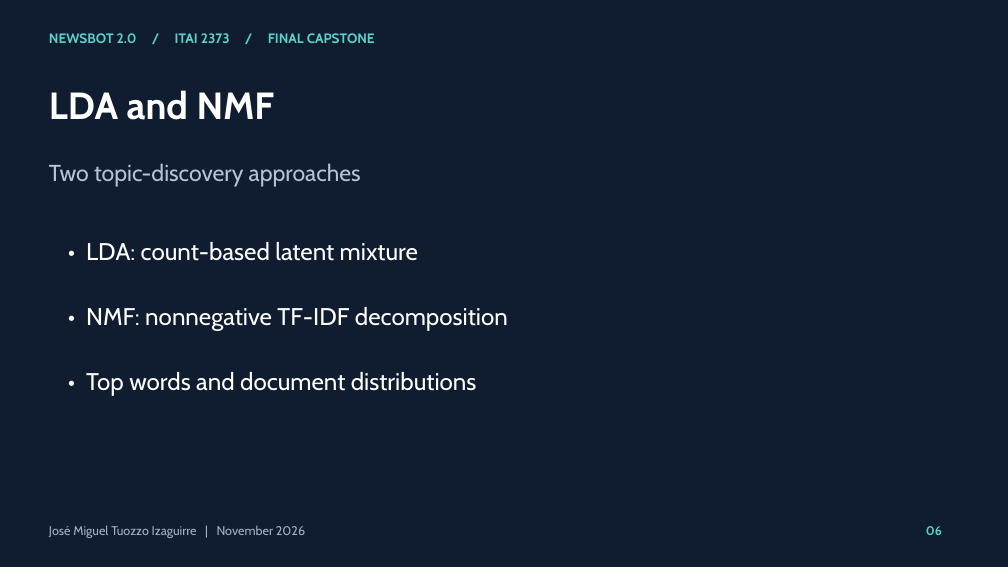
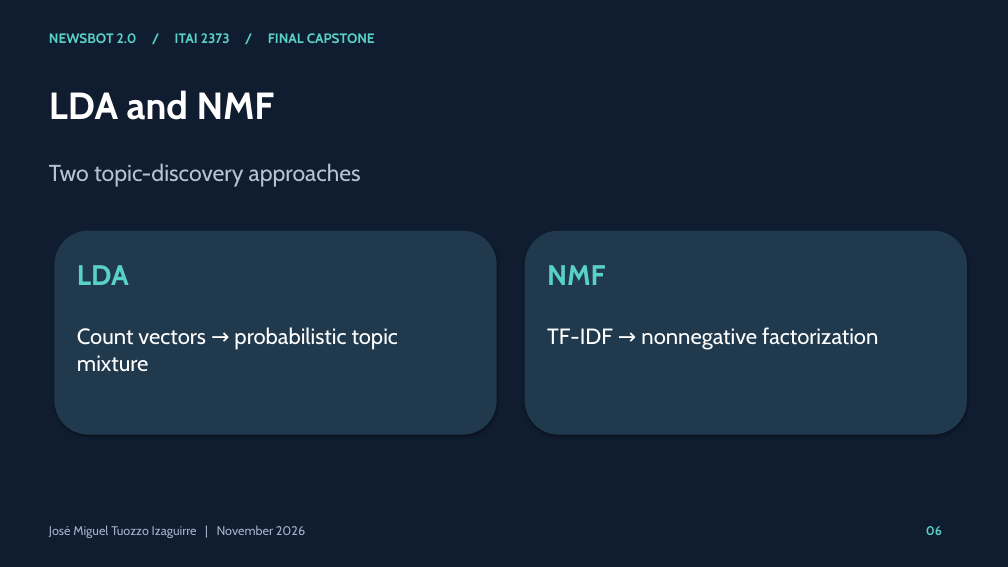
Before and after one commit to jtuozzo1616/Final-Jose-Group-NewsBot-Intelligence-System, a slide deck: slide 6 of final-newsbot-2.0/reports/presentation.pptx. Drawn at 1008x567 pixels with LibreOffice and Linux fonts; fonts in the diff are those of the drawing. Boxes give left, top, right and bottom in pixels: in the first picture for what was removed or moved away, otherwise in the second. Text is boxed around its words. In the diff, an @@ line names an element or a change of style, - is before the commit and + after.

```diff
--- a/final-newsbot-2.0/reports/presentation.pptx
+++ b/final-newsbot-2.0/reports/presentation.pptx
@@ rounded rectangle added at <box>54,231,497,435</box>, fill #20394D @@
@@ rounded rectangle added at <box>525,231,967,435</box>, fill #20394D @@
@@ text added at <box>77,265,129,285</box>, 27 pt, text #59D1C6, bold @@
+LDA
@@ text removed at <box>86,242,418,261</box> @@
-• LDA: count-based latent mixture
@@ text added at <box>547,265,605,285</box>, 27 pt, text #59D1C6, bold @@
+NMF
@@ text added at <box>77,327,398,372</box>, 21 pt, text #FFFFFF @@
+Count vectors → probabilistic topic mixture
@@ text removed at <box>86,307,508,331</box> @@
-• NMF: nonnegative TF-IDF decomposition
@@ text added at <box>547,327,878,350</box>, 21 pt, text #FFFFFF @@
+TF-IDF → nonnegative factorization
@@ text removed at <box>86,372,477,396</box> @@
-• Top words and document distributions
```
Also in this commit, not shown: 17 other slides changed, 16 other files.
